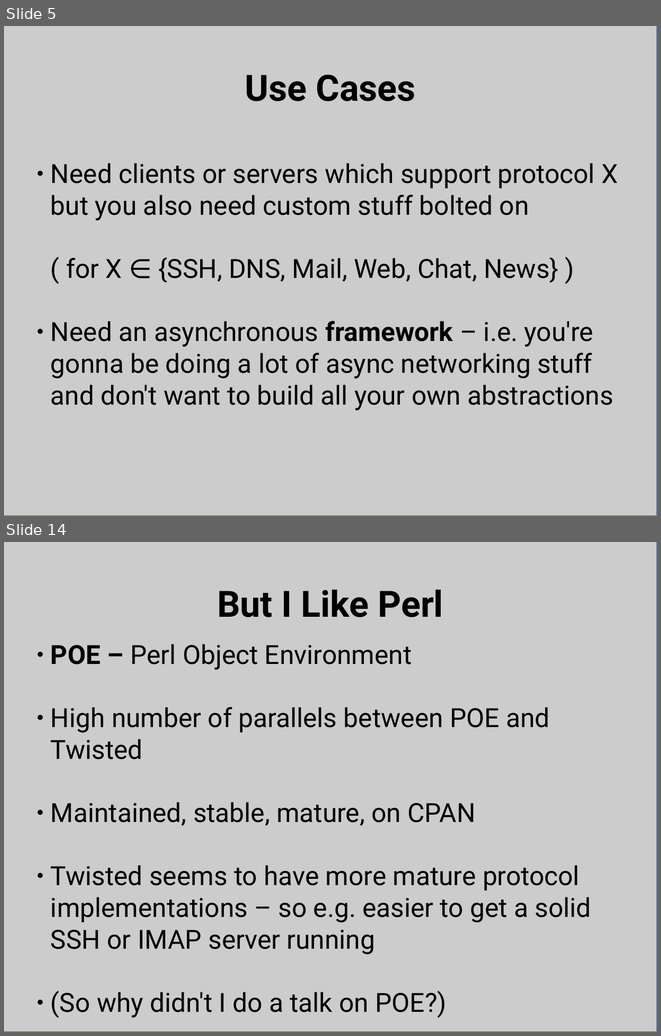
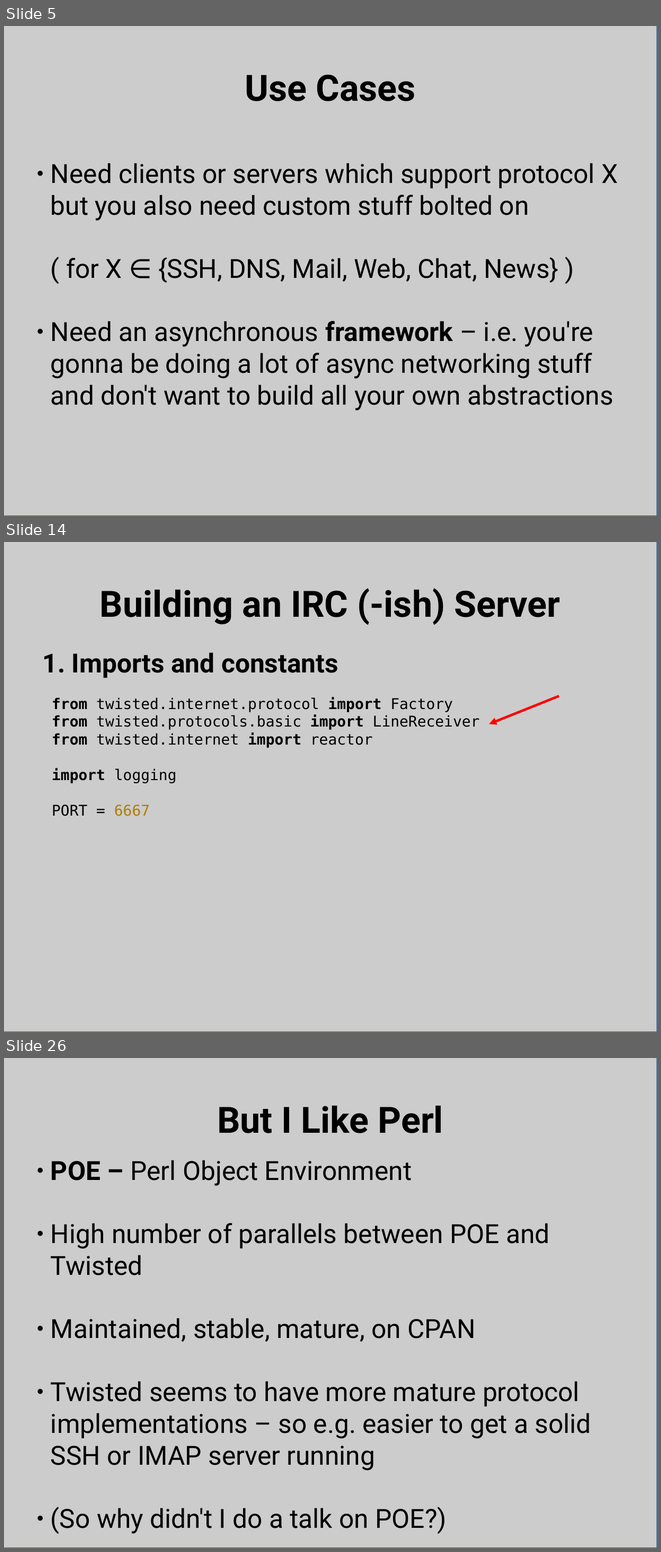
Before and after one commit to bpetering/linuxsa-talk-twisted, a slide deck: twisted_talk.odp. Shown one above the other, each under a label of ours: slides 5 and 14 before the commit, slides 5, 14 and 26 after it; the slides between them are not shown. The pictures are 661x1036 and 661x1552 pixels, drawn with LibreOffice and Linux fonts; fonts in the diff are those of the drawing. Boxes give left, top, right and bottom in pixels: in the first picture for what was removed or moved away, otherwise in the second. Text is boxed around its words. In the diff, an @@ line names an element or a change of style, - is before the commit and + after.

```diff
--- a/twisted_talk.odp
+++ b/twisted_talk.odp
@@ slide 14 added at box(4, 542, 657, 1032), background #FFFFFF @@
@@ rectangle added at box(4, 542, 657, 1032), fill #CCCCCC, outline #3465A4 0 pt @@
@@ title added at box(100, 588, 560, 625), 44 pt, text #000000, bold @@
+Building an IRC (-ish) Server
@@ text added at box(43, 652, 338, 678), 32 pt, text #000000, bold @@
+1. Imports and constants
@@ text added at box(52, 697, 480, 816), 18 pt, text #000000 @@
+from twisted.internet.protocol import Factory
+from twisted.protocols.basic import LineReceiver
+from twisted.internet import reactor
+import logging
+PORT = 6667
@@ arrow added from (559, 696) to (489, 724), #FF0000 3 pt @@
@@ what was slide 14 is now slide 26 @@
```
Also in this commit, not shown: 10 slides changed, 12 other slides added, 1 slide removed, 4 other files.
